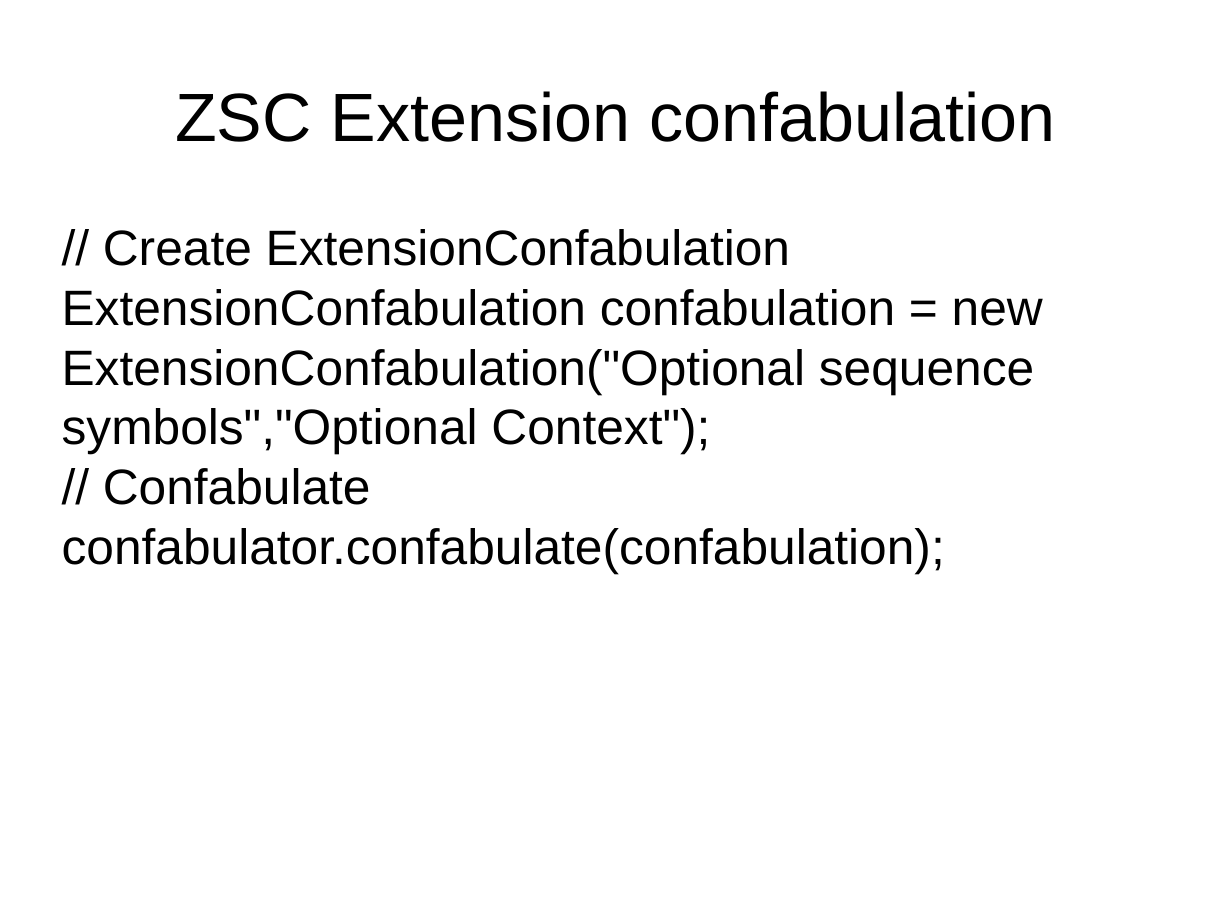
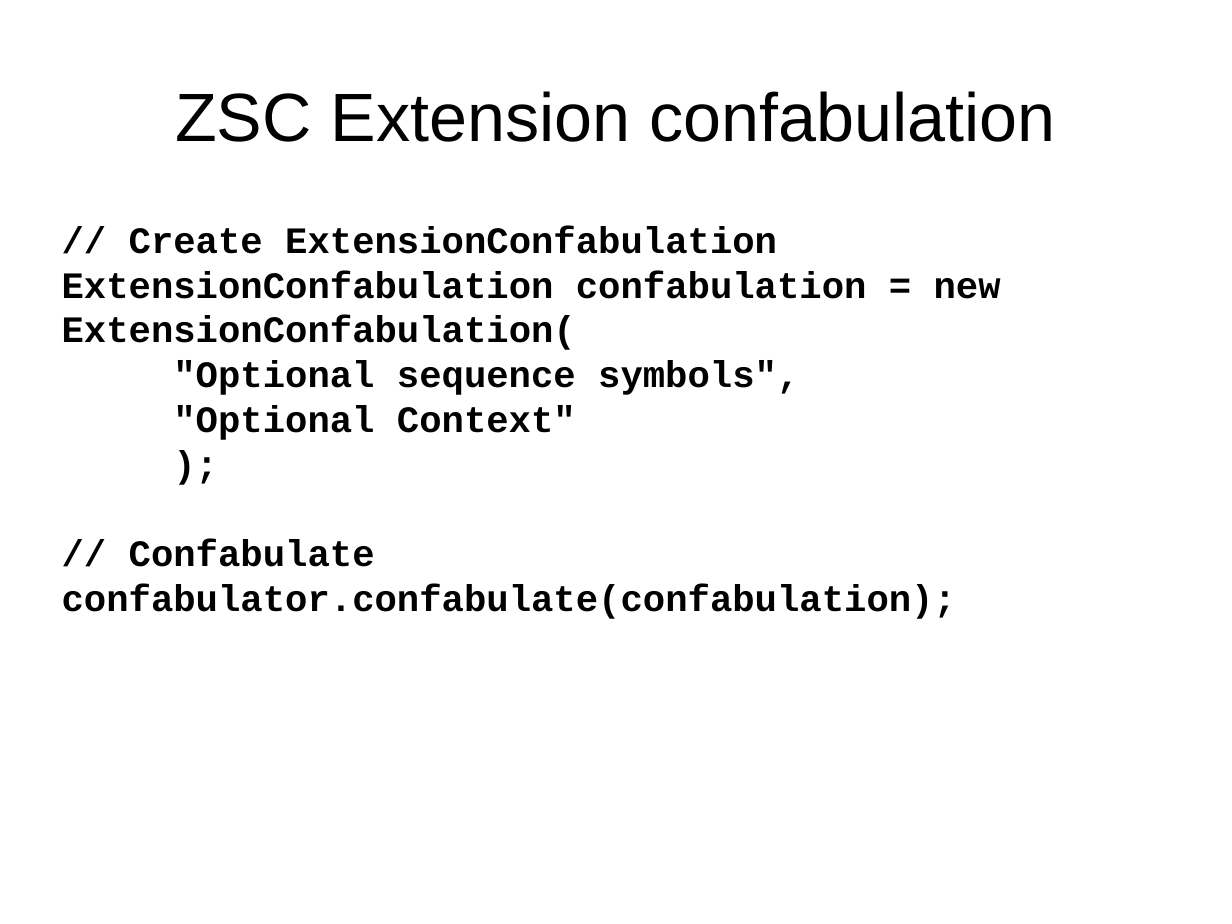
Before and after one commit to DyzLecticus/Zeesoft, a slide deck: slide 13 of V3.0/doc/Zeesoft Open Source Artificial Cognition.odp. Drawn at 1232x924 pixels with LibreOffice and Linux fonts; fonts in the diff are those of the drawing. Boxes give left, top, right and bottom in pixels: in the first picture for what was removed or moved away, otherwise in the second. Text is boxed around its words. In the diff, an @@ line names an element or a change of style, - is before the commit and + after.

```diff
--- a/V3.0/doc/Zeesoft Open Source Artificial Cognition.odp
+++ b/V3.0/doc/Zeesoft Open Source Artificial Cognition.odp
@@ subtitle at [62, 226, 956, 619]: size 32 to 24 pt, font Arial to Courier New, bold on in "// Create ExtensionConfabulation", "// Confabulate", "confabulator.confabulate(confabulation);" @@
@@ subtitle at [62, 271, 1001, 440]: text changed; size 32 to 24 pt; font Arial to Courier New; bold on @@
-ExtensionConfabulation confabulation = new ExtensionConfabulation("Optional sequence symbols","Optional Context");
+ExtensionConfabulation confabulation = new ExtensionConfabulation(
+"Optional sequence symbols",
+"Optional Context"
+);
```
Also in this commit, not shown: 6 other slides changed, 5 slides added, 1 other file.
